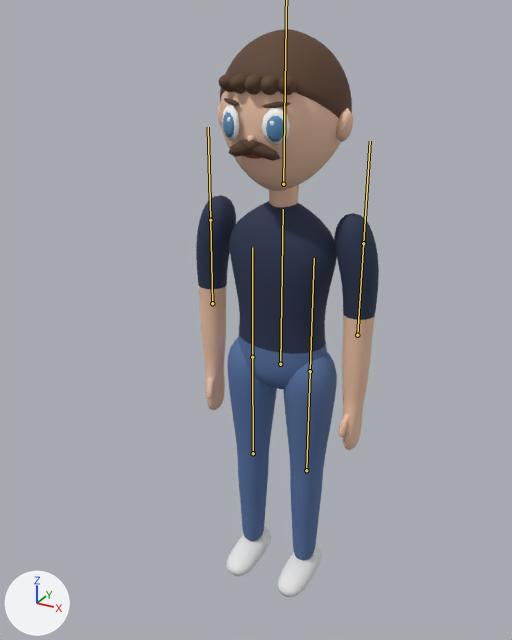
An edit to the glTF model models/trainers/george.glb, drawn before and after from the same camera.
Both versions are drawn from a 50 mm camera at (0.893, -1.788, 1.837) aimed at (-0.016, -0.135, 1.011). The axes (+X, +Y, +Z) are drawn at lower left. The lights are the same throughout. The picture after the commit comes second. The bones that bend it are drawn over the model as lines.

In view in the first picture: 'george'.
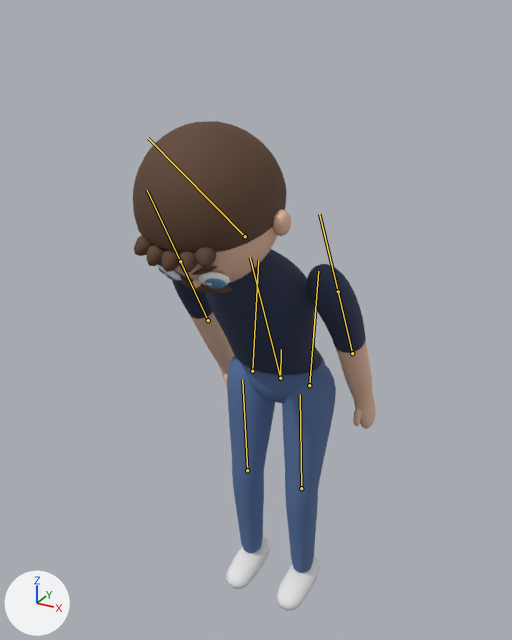
The newer file adds an action. The first version stands in its rest pose; the second is drawn at frame 24 of the action 'Slump'.

What differs and where, as boxes (x1, y1, x2, y2) in the pictures (512 x 640 px):
```json
{"object": "george", "change": "posed", "before": [196, 29, 379, 597], "after": [133, 121, 376, 610], "on screen": "33% wider, 14% shorter"}
{"bone": "hips", "before": "(280, 364) to (281, 335)", "after": "(280, 378) to (281, 349)"}
{"bone": "hipL", "before": "(252, 357) to (252, 247)", "after": "(252, 371) to (258, 260)"}
{"bone": "kneeL", "before": "(253, 453) to (252, 357)", "after": "(247, 470) to (242, 379)"}
{"bone": "hipR", "before": "(310, 371) to (314, 258)", "after": "(309, 385) to (318, 271)"}
{"bone": "kneeR", "before": "(306, 470) to (310, 371)", "after": "(301, 488) to (300, 394)"}
{"bone": "torso", "before": "(280, 364) to (283, 209)", "after": "(280, 378) to (250, 257)"}
{"bone": "shoulderL", "before": "(210, 220) to (208, 127)", "after": "(180, 261) to (147, 190)"}
{"bone": "shoulderR", "before": "(363, 243) to (370, 141)", "after": "(338, 291) to (319, 214)"}
```

Edits to the scene script, one JSON object a line:
```json
{"block": "bone_hips", "where": "bone_hips = bpy.data.objects['trainer'].pose.bones['hips']"}
{"op": "set", "path": "bone_hips.location", "old": "(0.0, 0.0, 0.0)", "new": "(0.0, -0.05, 0.0)"}
{"block": "bone_hipl", "where": "bone_hipl = bpy.data.objects['trainer'].pose.bones['hipL']  # child of 'hips'"}
{"op": "set", "path": "bone_hipl.rotation_quaternion", "old": "(1.0, 0.0, 0.0, 0.0)", "new": "(0.999, -0.05, 0.0, 0.0)", "note": "degrees (0, 0, 0) -> degrees (-6, 0, 0)"}
{"block": "bone_kneel", "where": "bone_kneel = bpy.data.objects['trainer'].pose.bones['kneeL']  # child of 'hipL'"}
{"op": "set", "path": "bone_kneel.rotation_quaternion", "old": "(1.0, 0.0, 0.0, 0.0)", "new": "(0.996, 0.09, 0.0, 0.0)", "note": "degrees (0, 0, 0) -> degrees (10, 0, 0)"}
{"block": "bone_hipr", "where": "bone_hipr = bpy.data.objects['trainer'].pose.bones['hipR']  # child of 'hips'"}
{"op": "set", "path": "bone_hipr.rotation_quaternion", "old": "(1.0, 0.0, 0.0, 0.0)", "new": "(0.999, -0.05, 0.0, 0.0)", "note": "degrees (0, 0, 0) -> degrees (-6, 0, 0)"}
{"block": "bone_kneer", "where": "bone_kneer = bpy.data.objects['trainer'].pose.bones['kneeR']  # child of 'hipR'"}
{"op": "set", "path": "bone_kneer.rotation_quaternion", "old": "(1.0, 0.0, 0.0, 0.0)", "new": "(0.996, 0.09, 0.0, 0.0)", "note": "degrees (0, 0, 0) -> degrees (10, 0, 0)"}
{"block": "bone_torso", "where": "bone_torso = bpy.data.objects['trainer'].pose.bones['torso']  # child of 'hips'"}
{"op": "set", "path": "bone_torso.rotation_quaternion", "old": "(1.0, 0.0, 0.0, 0.0)", "new": "(0.98, 0.199, 0.0, 0.0)", "note": "degrees (0, 0, 0) -> degrees (23, 0, 0)"}
{"block": "bone_head", "where": "bone_head = bpy.data.objects['trainer'].pose.bones['head']  # child of 'torso'"}
{"op": "set", "path": "bone_head.rotation_quaternion", "old": "(1.0, 0.0, 0.0, 0.0)", "new": "(0.969, 0.247, 0.0, 0.0)", "note": "degrees (0, 0, 0) -> degrees (29, 0, 0)"}
{"block": "bone_shoulderl", "where": "bone_shoulderl = bpy.data.objects['trainer'].pose.bones['shoulderL']  # child of 'torso'"}
{"op": "set", "path": "bone_shoulderl.rotation_quaternion", "old": "(1.0, 0.0, 0.0, 0.0)", "new": "(0.998, 0.06, 0.0, 0.0)", "note": "degrees (0, 0, 0) -> degrees (7, 0, 0)"}
{"block": "bone_shoulderr", "where": "bone_shoulderr = bpy.data.objects['trainer'].pose.bones['shoulderR']  # child of 'torso'"}
{"op": "set", "path": "bone_shoulderr.rotation_quaternion", "old": "(1.0, 0.0, 0.0, 0.0)", "new": "(0.998, 0.06, 0.0, 0.0)", "note": "degrees (0, 0, 0) -> degrees (7, 0, 0)"}
```
